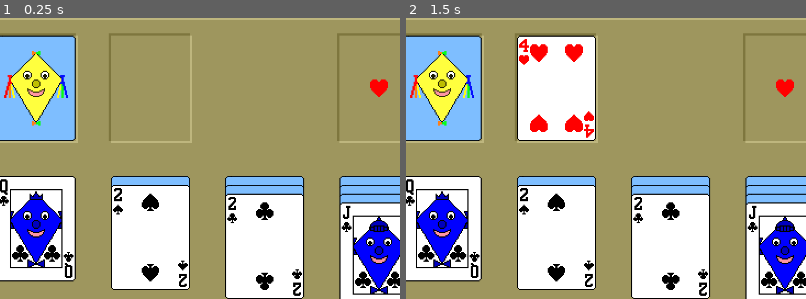
Above: before the commit, frames 1-2 (left to right).
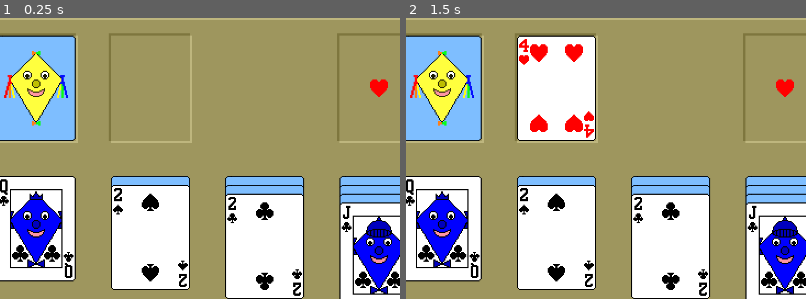
Above: after the commit, the same moments.

Repository: Drachenbauer/Solitaire
Game: Godot game, scene res://scenes/Game.tscn
Same seed, same stepped clock (60 frames per second), same inputs: the game is played once before the commit and once after it.
Inputs (mouse positions are % of the whole screen's width and height, from its top left):
- Up to frame 1 (0.25 s): no input
- Up to frame 2 (1.5 s): click (7, 12) at 0.52 s; click (21, 12) at 1.27 s
The pictures show only the part of the screen within x 3-53%, y 0-50%; the shares and areas given below are measured in that part.

The runs differ from the first frame. In frame 1, 0.3% of the frame differs, in the area x 91-98%, y 72-79%; in frame 2, 0.3%.

Commit message:
bugs fixed

Diff:
--- a/Globals.gd
+++ b/Globals.gd
@@ -9,6 +9,6 @@
 var flip_open_stack = []
 var target_stacks = {"h" : [], "d" : [], "s" : [], "c" : []}
 var bottom_stacks = [[], [], [], [], [], [], []]
-var is_card_flipped = false
+var is_holding_card = false
 var is_card_sliding = false
 var flip_id
--- a/scenes/Card.tscn
+++ b/scenes/Card.tscn
@@ -24,79 +24,84 @@
 onready var back = $Back
 onready var tween = $Tween
 
-# Called when the node enters the scene tree for the first time.
-func _ready():
-	pass # Replace with function body.
-
 # Called every frame. 'delta' is the elapsed time since the previous frame.
 func _process(_delta):
 	follow_mouse()
 
 
-func _on_Card_input_event(_viewport, event, _shape_idx):
-	if !G.is_card_flipped && !G.is_card_sliding:
-		if event is InputEventMouseButton && event.button_index == BUTTON_LEFT:
-			if event.pressed:
-				if is_open:
-					if !is_picked:
-						if G.flip_open_stack.has(self):
-							if is_on_top:
-								old_pos = position
-								is_picked = true
-						#elif
-				else:
-					if G.storage_stack.has(self):
-						if is_on_top:
-							G.is_card_flipped = true
-							G.flip_id = id
-					#else:
-						#if is_on_top:
-			else:
-				if G.flip_id == id:
-					G.flip_id = null
-					change_parent(get_tree().get_nodes_in_group(\"table\")[0].flip_open)
-					show_front()
-
-					if G.flip_open_stack.size() > 0:
-						G.flip_open_stack[G.flip_open_stack.size() - 1].is_on_top = false
-
-					G.flip_open_stack.append(self)
-					G.storage_stack.erase(self)
-
-					if G.storage_stack.size() > 0:
-						G.storage_stack[G.storage_stack.size() - 1].is_on_top = true
-
-					containing_stack = G.flip_open_stack
-				else:
-					if is_picked:
-						var mouse_position = get_viewport().get_mouse_position() - Vector2(52, 64)
-						print(old_pos)
-						for stack in G.target_stacks:
-							var targets = get_tree().get_nodes_in_group(\"table\")[0].targets
-							var bool_1 = mouse_position.x > targets[stack].position.x - 36
-							var bool_2 = mouse_position.x < targets[stack].position.x + 36
-							var bool_3 = mouse_position.y > targets[stack].position.y - 48
-							var bool_4 = mouse_position.y < targets[stack].position.y + 48
-							if bool_1 && bool_2 && bool_3 && bool_4:
-								if suit == stack:
-									if G.VALUES.find(value) == G.target_stacks[stack].size():
-										position = Vector2(0, 0)
-										change_parent(targets[stack])
-										G.target_stacks[stack].append(self)
-										containing_stack.erase(self)
-										#containing_stack[]
-										containing_stack = stack
-										is_picked = false
-										return
-
-					if !old_pos == null:
-						slide_to(old_pos)
-						is_picked = false
-
-
 func set_card_type():
 	var region_pos = id * CARD_SIZE
 	front.region_rect = Rect2(region_pos, CARD_SIZE)
+
+
+func storage_flip_open():
+	change_parent(get_tree().get_nodes_in_group(\"table\")[0].flip_open)
+	show_front()
+
+	is_on_top = true
+
+	if G.flip_open_stack.size() > 0:
+		G.flip_open_stack[G.flip_open_stack.size() - 1].is_on_top = false
+
+	G.flip_open_stack.append(self)
+	G.storage_stack.erase(self)
+
+	containing_stack = G.flip_open_stack
+
+
+func hold_card():
+	is_picked = true
+	G.is_holding_card = true
+	old_pos = position
+
+
+func release_card():
+	var mouse_position = get_viewport().get_mouse_position() - Vector2(52, 64)
+
+	for stack in G.target_stacks:
+		var targets = get_tree().get_nodes_in_group(\"table\")[0].targets
+		var bool_1 = mouse_position.x > targets[stack].position.x - 36
+		var bool_2 = mouse_position.x < targets[stack].position.x + 36
+		var bool_3 = mouse_position.y > targets[stack].position.y - 48
+		var bool_4 = mouse_position.y < targets[stack].position.y + 48
+
+		if bool_1 && bool_2 && bool_3 && bool_4:
+			if suit == stack:
+				if G.VALUES.find(value) == G.target_stacks[stack].size():
+					position = Vector2(0, 0)
+					change_parent(targets[stack])
+					G.target_stacks[stack].append(self)
+					containing_stack.erase(self)
+					containing_stack = stack
+					is_picked = false
+					G.is_holding_card = false
+					return
+
+	for stack in G.bottom_stacks:
+		var bottoms = get_tree().get_nodes_in_group(\"table\")[0].bottoms
+		var stack_id = G.bottom_stacks.find(stack)
+		var bool_1 = mouse_position.x > bottoms[stack_id].position.x - 36
+		var bool_2 = mouse_position.x < bottoms[stack_id].position.x + 36
+		var bool_3 = mouse_position.y > bottoms[stack_id].position.y - 48
+		var bool_4 = mouse_position.y < 257
+
+		if bool_1 && bool_2 && bool_3 && bool_4:
+			if stack[stack.size() - 1].color != color:
+				if G.VALUES.find(value) == G.VALUES.find(stack[stack.size() - 1].value) - 1:
+					var y_pos = stack[stack.size() - 1].position.y + 16
+					position = Vector2(0, y_pos)
+					change_parent(bottoms[stack_id])
+					G.bottom_stacks[stack_id].append(self)
+					containing_stack.erase(self)
+					containing_stack = stack
+					is_picked = false
+					G.is_holding_card = false
+					return
+
+	if !old_pos == null:
+		slide_to(old_pos)
+		is_picked = false
+		G.is_holding_card = false
 
 
 func show_front():
@@ -117,7 +122,8 @@
 func follow_mouse():
 	if is_picked:
 		var mouse_position = get_viewport().get_mouse_position()
-		position = -(get_parent().position + get_parent().get_parent().position) + mouse_position + Vector2(0, 40)
+		var parent_position = get_parent().position + get_parent().get_parent().position
+		position = (mouse_position - parent_position) + Vector2(0, 40)
 
 
 func slide_to(target_pos):
@@ -133,7 +139,7 @@
 [sub_resource type="RectangleShape2D" id=2]
 extents = Vector2( 36, 48 )
 
-[node name="Card" type="Area2D"]
+[node name="Card" type="Area2D" groups=["cards"]]
 monitoring = false
 monitorable = false
 script = SubResource( 1 )
@@ -150,5 +156,3 @@
 texture = ExtResource( 2 )
 
 [node name="Tween" type="Tween" parent="."]
-
-[connection signal="input_event" from="." to="." method="_on_Card_input_event"]
--- a/scenes/Game.tscn
+++ b/scenes/Game.tscn
@@ -13,14 +13,36 @@
 onready var storage = $Deck/Storage
 onready var flip_open = $Deck/FlipOpen
 onready var targets = {\"h\" : $Deck/TargetHearts, \"d\" : $Deck/TargetDiamonds, \"s\" : $Deck/TargetSpades, \"c\" : $Deck/TargetClubs}
-onready var bottom = [$Deck/Bottom1, $Deck/Bottom2, $Deck/Bottom3, $Deck/Bottom4, $Deck/Bottom5, $Deck/Bottom6, $Deck/Bottom7]
+onready var bottoms = [$Deck/Bottom1, $Deck/Bottom2, $Deck/Bottom3, $Deck/Bottom4, $Deck/Bottom5, $Deck/Bottom6, $Deck/Bottom7]
+onready var target_buttons = {$StackButtons/TargetHeartsButton : G.target_stacks[\"h\"],
+								$StackButtons/TargetDiamondsButton : G.target_stacks[\"d\"],
+								$StackButtons/TargetSpadesButton : G.target_stacks[\"s\"],
+								$StackButtons/TargetClubsButton : G.target_stacks[\"c\"]}
+onready var bottom_buttons ={$StackButtons/BottomButton1 : G.bottom_stacks[0],
+							$StackButtons/BottomButton2 : G.bottom_stacks[1],
+							$StackButtons/BottomButton3 : G.bottom_stacks[2],
+							$StackButtons/BottomButton4 : G.bottom_stacks[3],
+							$StackButtons/BottomButton5 : G.bottom_stacks[4],
+							$StackButtons/BottomButton6 : G.bottom_stacks[5],
+							$StackButtons/BottomButton7 : G.bottom_stacks[6],}
 
 # Called when the node enters the scene tree for the first time.
 func _ready():
+	connect_button_signals()
 	generate_deck()
 	shuffle_deck()
 	put_deck_on_storage()
 	deal_bottom_stacks()
+
+
+func connect_button_signals():
+	for button in get_tree().get_nodes_in_group(\"target_buttons\"):
+		button.connect(\"button_down\", self, \"_on_TargetButton_button_down\",[button])
+
+	for button in get_tree().get_nodes_in_group(\"bottom_buttons\"):
+		button.connect(\"button_down\", self, \"_on_BottomButton_button_down\",[button])
+		button.connect(\"pressed\", self, \"_on_BottomButton_button_pressed\",[button])
+
 
 
 func generate_deck():
@@ -69,7 +91,7 @@
 
 		for j in range(i):
 			var card = G.storage_stack[G.storage_stack.size()-1]
-			card.change_parent(bottom[G.bottom_stacks.find(stack)])
+			card.change_parent(bottoms[G.bottom_stacks.find(stack)])
 			card.position.y = (stack.size() * 8)
 			card.containing_stack = stack
 			stack.append(card)
@@ -80,34 +102,57 @@
 				card.show_front()
 				card.is_on_top = true
 
-	G.storage_stack[G.storage_stack.size() - 1].is_on_top = true
-
-
-# Called every frame. 'delta' is the elapsed time since the previous frame.
+
 func _process(_delta):
-	cards_back_to_storage()
-	G.is_card_flipped = false
+	if Input.is_action_just_released(\"Click\"):
+		if G.is_holding_card:
+			for card in get_tree().get_nodes_in_group(\"cards\"):
+				if card.is_picked:
+					card.release_card()
+
+
+func _on_StorageButton_pressed():
+	if G.storage_stack.size() > 0:
+		G.storage_stack[G.storage_stack.size() - 1].storage_flip_open()
+	else:
+		cards_back_to_storage()
+
+
+func _on_FlipOpenButton_button_down():
+	if G.flip_open_stack.size() > 0:
+		G.flip_open_stack[G.flip_open_stack.size() - 1].hold_card()
+
+
+func _on_TargetButton_button_down(button):
+	var stack = target_buttons[button]
+	if stack.size() > 0:
+		stack[stack.size() - 1].hold_card()
+
+
+func _on_BottomButton_button_down(button):
+	var stack = bottom_buttons[button]
+	if stack.size() > 0:
+		if stack[stack.size() - 1].is_open:
+			stack[stack.size() - 1].hold_card()
+
+
+func _on_BottomButton_button_pressed(button):
+	var stack = bottom_buttons[button]
+	if stack.size() > 0:
+		if !stack[stack.size() - 1].is_open:
+			stack[stack.size() - 1].show_front()
 
 
 func cards_back_to_storage():
-	if !G.is_card_flipped && !G.is_card_sliding && G.storage_stack.size() == 0:
-		var click_position = get_viewport().get_mouse_position()
-
-		if click_position.x > 16 && click_position.x < 89:
-			if click_position.y > 16 && click_position.y < 113:
-				if Input.is_action_just_pressed(\"Click\"):
-					G.is_card_flipped = true
-					G.storage_stack = G.flip_open_stack.duplicate()
-					G.flip_open_stack.clear()
-					G.storage_stack.invert()
-
-					for card in G.storage_stack:
-						card.change_parent(storage)
-						card.show_back()
-						card.is_on_top = false
-						card.containing_stack = G.storage_stack
-
-					G.storage_stack[G.storage_stack.size() - 1].is_on_top = true
+	if !G.is_card_sliding:
+		G.storage_stack = G.flip_open_stack.duplicate()
+		G.flip_open_stack.clear()
+		G.storage_stack.invert()
+
+		for card in G.storage_stack:
+			card.change_parent(storage)
+			card.show_back()
+			card.containing_stack = G.storage_stack
 "
 
 [node name="Game" type="Node2D" groups=["table"]]
@@ -243,3 +288,88 @@
 
 [node name="Bottom7" type="Node2D" parent="Deck"]
 position = Vector2( 623, 128 )
+
+[node name="StackButtons" type="Node2D" parent="."]
+
+[node name="StorageButton" type="TextureButton" parent="StackButtons"]
+margin_left = 16.0
+margin_top = 16.0
+margin_right = 88.0
+margin_bottom = 112.0
+mouse_default_cursor_shape = 2
+
+[node name="FlipOpenButton" type="TextureButton" parent="StackButtons"]
+margin_left = 120.0
+margin_top = 16.0
+margin_right = 192.0
+margin_bottom = 112.0
+mouse_default_cursor_shape = 2
+
+[node name="TargetHeartsButton" type="TextureButton" parent="StackButtons" groups=["target_buttons"]]
+margin_left = 328.0
+margin_top = 16.0
+margin_right = 400.0
+margin_bottom = 112.0
+
+[node name="TargetDiamondsButton" type="TextureButton" parent="StackButtons" groups=["target_buttons"]]
+margin_left = 432.0
+margin_top = 16.0
+margin_right = 504.0
+margin_bottom = 112.0
+
+[node name="TargetSpadesButton" type="TextureButton" parent="StackButtons" groups=["target_buttons"]]
+margin_left = 536.0
+margin_top = 16.0
+margin_right = 608.0
+margin_bottom = 112.0
+
+[node name="TargetClubsButton" type="TextureButton" parent="StackButtons" groups=["target_buttons"]]
+margin_left = 640.0
+margin_top = 16.0
+margin_right = 712.0
+margin_bottom = 112.0
+
+[node name="BottomButton1" type="TextureButton" parent="StackButtons" groups=["bottom_buttons"]]
+margin_left = 16.0
+margin_top = 144.0
+margin_right = 88.0
+margin_bottom = 512.0
+
+[node name="BottomButton2" type="TextureButton" parent="StackButtons" groups=["bottom_buttons"]]
+margin_left = 120.0
+margin_top = 144.0
+margin_right = 192.0
+margin_bottom = 512.0
+
+[node name="BottomButton3" type="TextureButton" parent="StackButtons" groups=["bottom_buttons"]]
+margin_left = 224.0
+margin_top = 144.0
+margin_right = 296.0
+margin_bottom = 512.0
+
+[node name="BottomButton4" type="TextureButton" parent="StackButtons" groups=["bottom_buttons"]]
+margin_left = 328.0
+margin_top = 144.0
+margin_right = 400.0
+margin_bottom = 512.0
+
+[node name="BottomButton5" type="TextureButton" parent="StackButtons" groups=["bottom_buttons"]]
+margin_left = 432.0
+margin_top = 144.0
+margin_right = 504.0
+margin_bottom = 512.0
+
+[node name="BottomButton6" type="TextureButton" parent="StackButtons" groups=["bottom_buttons"]]
+margin_left = 536.0
+margin_top = 144.0
+margin_right = 608.0
+margin_bottom = 512.0
+
+[node name="BottomButton7" type="TextureButton" parent="StackButtons" groups=["bottom_buttons"]]
+margin_left = 640.0
+margin_top = 144.0
+margin_right = 712.0
+margin_bottom = 512.0
+
+[connection signal="pressed" from="StackButtons/StorageButton" to="." method="_on_StorageButton_pressed"]
+[connection signal="button_down" from="StackButtons/FlipOpenButton" to="." method="_on_FlipOpenButton_button_down"]
Binary file changed: assets/graphics/decks/kite/2_corner_icons/deck_1.png
Binary file changed: assets/graphics/decks/kite/2_corner_icons/deck_2.png
Binary file changed: assets/graphics/decks/kite/2_corner_icons/deck_3.png
Binary file changed: assets/graphics/decks/kite/2_corner_icons/deck_4.png
Binary file changed: assets/graphics/decks/kite/2_corner_icons/deck_5.png
